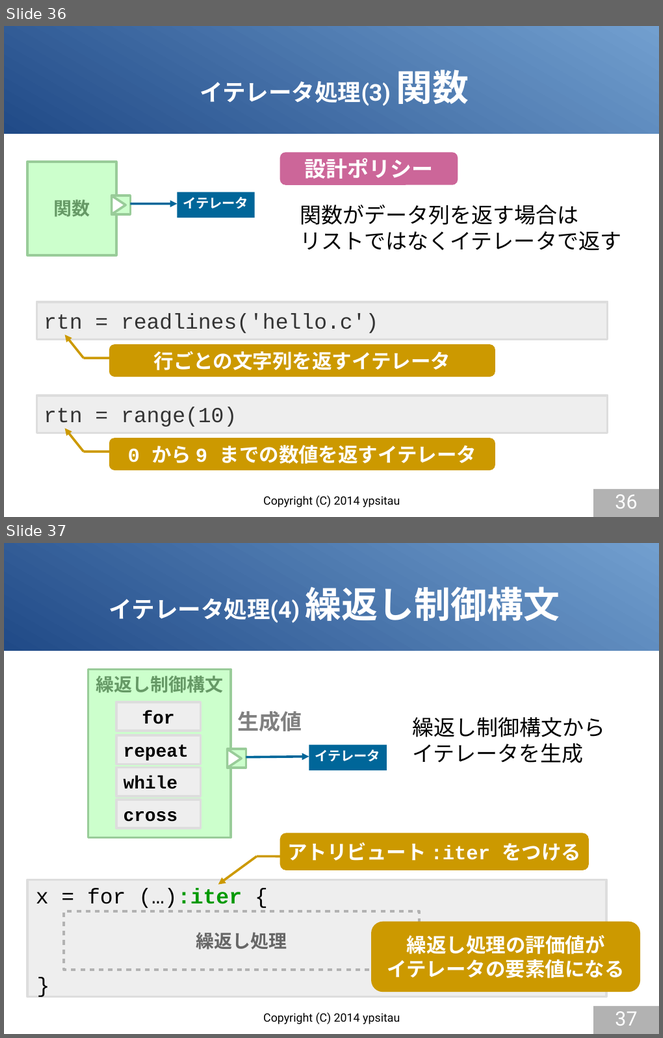
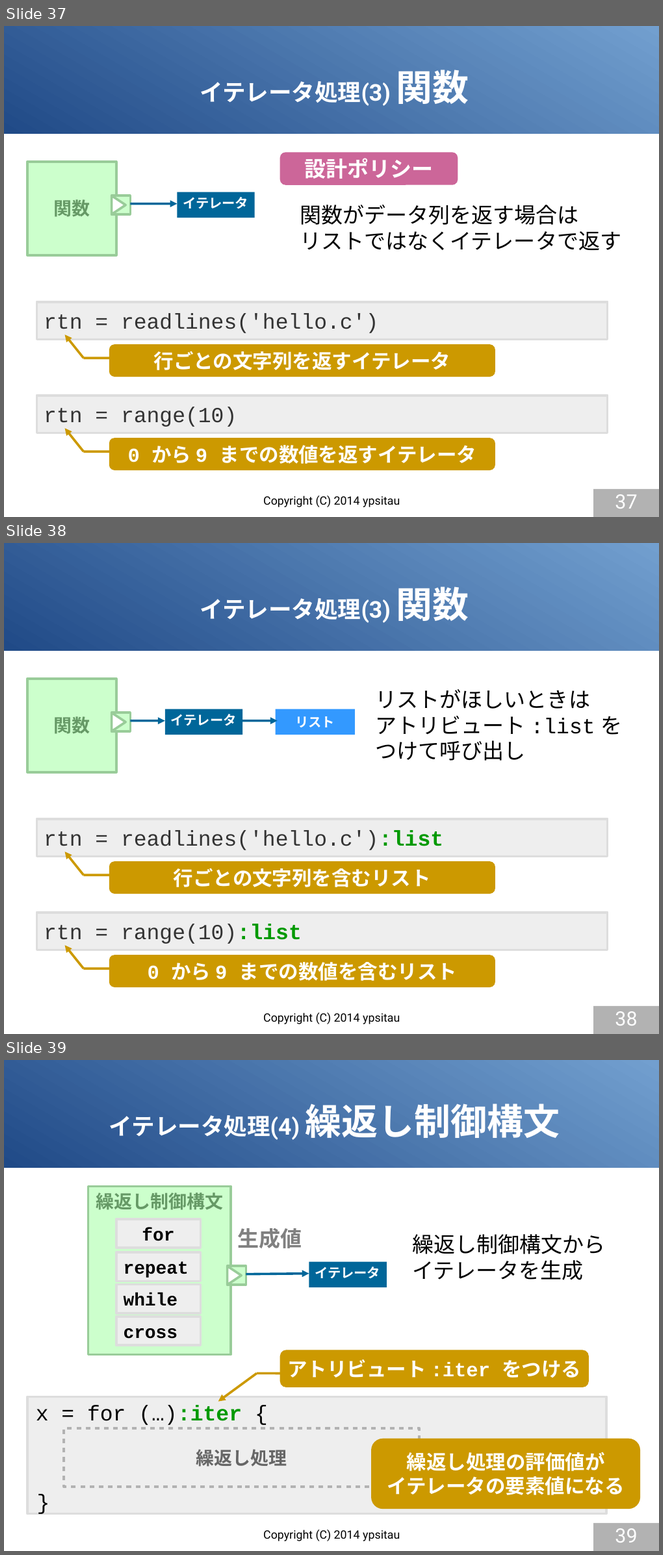
Before and after one commit to gura-lang/gura-doc, a slide deck: presentation/gura-introduction.odp. Shown one above the other, each under a label of ours: slides 36 and 37 before the commit, slides 37, 38 and 39 after it. The pictures are 663x1038 and 663x1555 pixels, drawn with LibreOffice and Linux fonts; fonts in the diff are those of the drawing. Boxes give left, top, right and bottom in pixels: in the first picture for what was removed or moved away, otherwise in the second. Text is boxed around its words. In the diff, an @@ line names an element or a change of style, - is before the commit and + after.

```diff
--- a/presentation/gura-introduction.odp
+++ b/presentation/gura-introduction.odp
@@ slide 38 added at <box>4,543,659,1034</box>, background #FFFFFF; not listed: 1 template element that a slide beside it also shows @@
@@ title added at <box>200,587,469,623</box>, 28 pt, text #FFFFFF, bold @@
+イテレータ処理(3) 関数
@@ rectangle added at <box>27,679,116,772</box>, fill #CCFFCC, outline #99CC99 2.83 pt, 22 pt, text #669966, bold @@
+関数
@@ text added at <box>376,689,622,761</box>, 26 pt, text #000000 @@
+リストがほしいときは
+アトリビュート :list を
+つけて呼び出し
@@ triangle added at <box>111,713,126,731</box>, fill #FFFFFF, outline #99CC99 2.83 pt @@
@@ rectangle added at <box>112,713,130,731</box>, fill #CCFFCC, outline #99CC99 2.83 pt @@
@@ rectangle added at <box>165,709,243,735</box>, fill #006699, 16 pt, text #FFFFFF, bold @@
+イテレータ
@@ rectangle added at <box>276,709,356,735</box>, fill #3399FF, 16 pt, text #FFFFFF, bold @@
+リスト
@@ arrow added from (131, 720) to (165, 720), #006699 2.83 pt @@
@@ arrow added from (243, 720) to (278, 720), #006699 2.83 pt @@
@@ rectangle added at <box>36,819,608,857</box>, fill #EEEEEE, outline #DDDDDD 2.83 pt, 26 pt, text #333333 @@
+rtn = readlines('hello.c'):list
@@ arrow added from (84, 875) to (64, 852), #CC9900 2.83 pt @@
@@ rounded rectangle added at <box>109,861,495,895</box>, fill #CC9900, 24 pt, text #FFFFFF, bold @@
+行ごとの文字列を含むリスト
@@ line added from (84, 875) to (109, 875), #CC9900 2.83 pt @@
@@ rectangle added at <box>36,913,608,951</box>, fill #EEEEEE, outline #DDDDDD 2.83 pt, 26 pt, text #333333 @@
+rtn = range(10):list
@@ arrow added from (84, 969) to (64, 945), #CC9900 2.83 pt @@
@@ line added from (84, 969) to (109, 969), #CC9900 2.83 pt @@
@@ rounded rectangle added at <box>109,956,495,988</box>, fill #CC9900, 24 pt, text #FFFFFF, bold @@
+0 から 9 までの数値を含むリスト
@@ page number added at <box>594,1006,659,1034</box>, fill #B2B2B2, 24 pt, text #FFFFFF @@
+38
@@ text added at <box>263,1013,400,1025</box>, 14 pt, text #000000 @@
+Copyright (C) 2014 ypsitau
@@ what was slide 36 is now slide 37 @@
@@ page number at <box>615,495,637,509</box>: text changed @@
-36
+37
@@ what was slide 37 is now slide 39 @@
@@ page number at <box>615,1529,637,1543</box>: text changed @@
-37
+39
```
Also in this commit, not shown: 1 slide changed, 1 other slide added.
